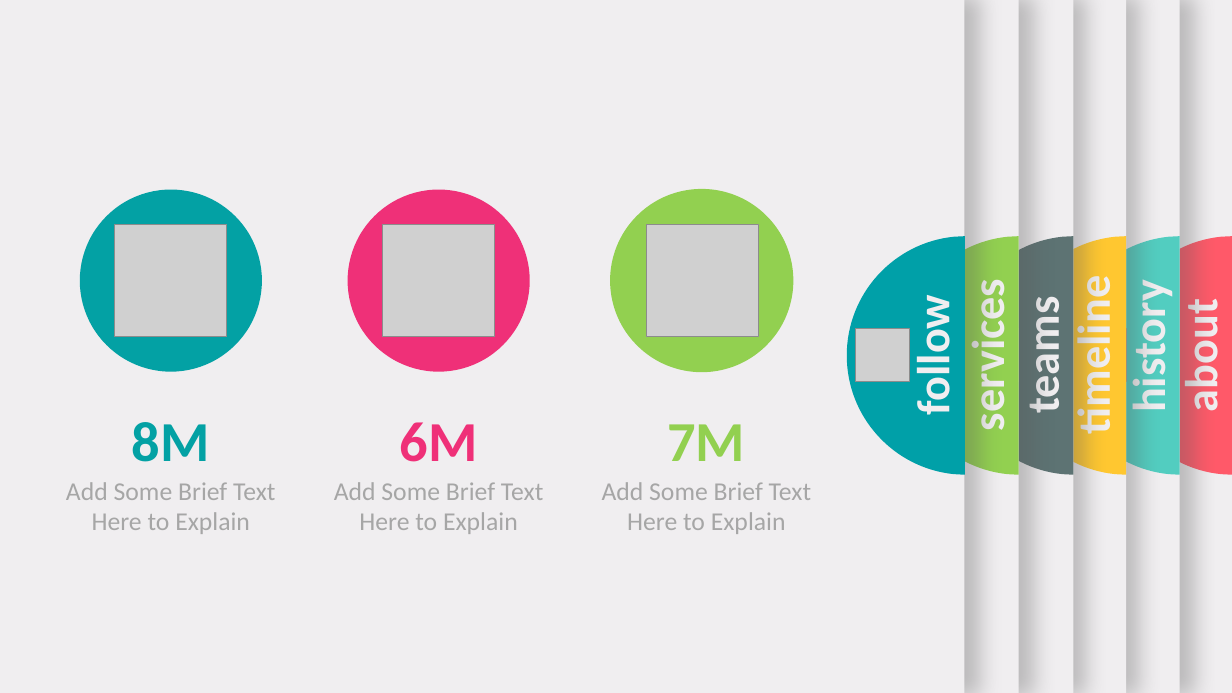
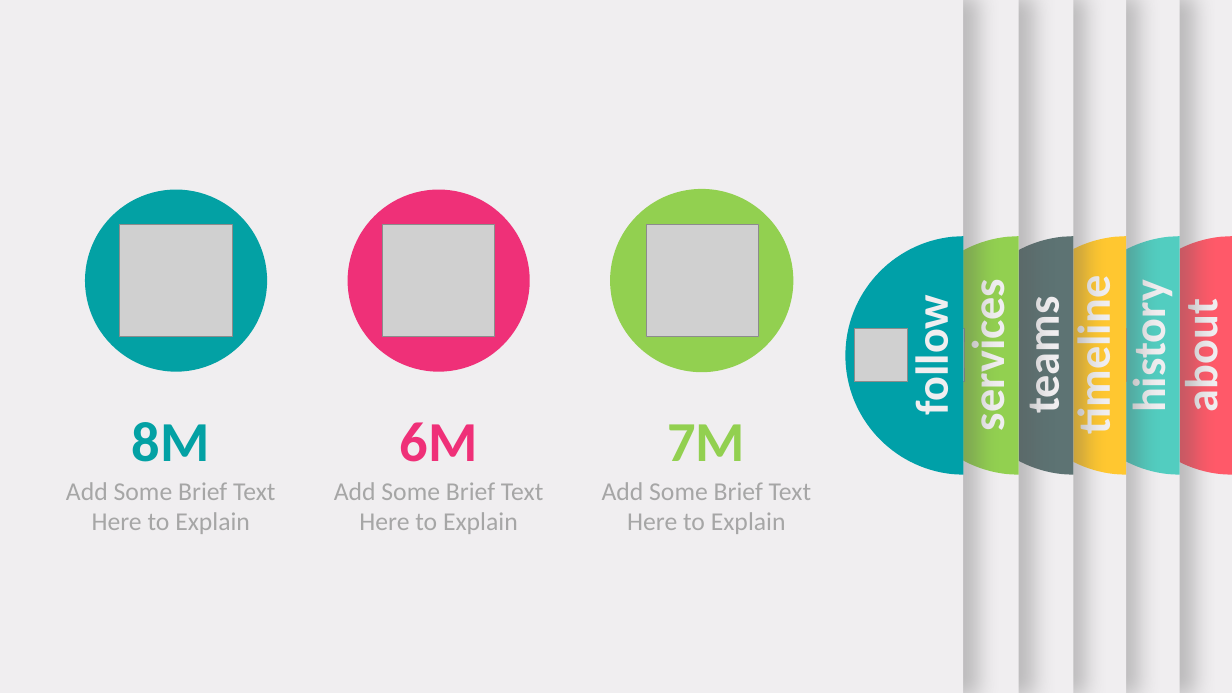
Before and after one commit to triadmoko/skripsi, a slide deck: slide 14 of Sempro/Sempro .pptx (slide 10 before the commit). Drawn at 1232x693 pixels with LibreOffice and Linux fonts; fonts in the diff are those of the drawing; grey boxes stand for pictures. Boxes give left, top, right and bottom in pixels: in the first picture for what was removed or moved away, otherwise in the second. Text is boxed around its words. In the diff, an @@ line names an element or a change of style, - is before the commit and + after.

```diff
--- a/Sempro/Sempro .pptx
+++ b/Sempro/Sempro .pptx
@@ ellipse: place and size @@
-ellipse at box(79, 189, 262, 372)
+ellipse at box(85, 189, 267, 372)
@@ picture: place and size @@
-picture at box(115, 225, 226, 336)
+picture at box(120, 225, 232, 336)
@@ freeform shape at box(846, 237, 964, 475): outline redrawn @@
```
Also in this commit, not shown: 2 other slides changed, 5 slides added, 1 slide removed, 1 other file.
